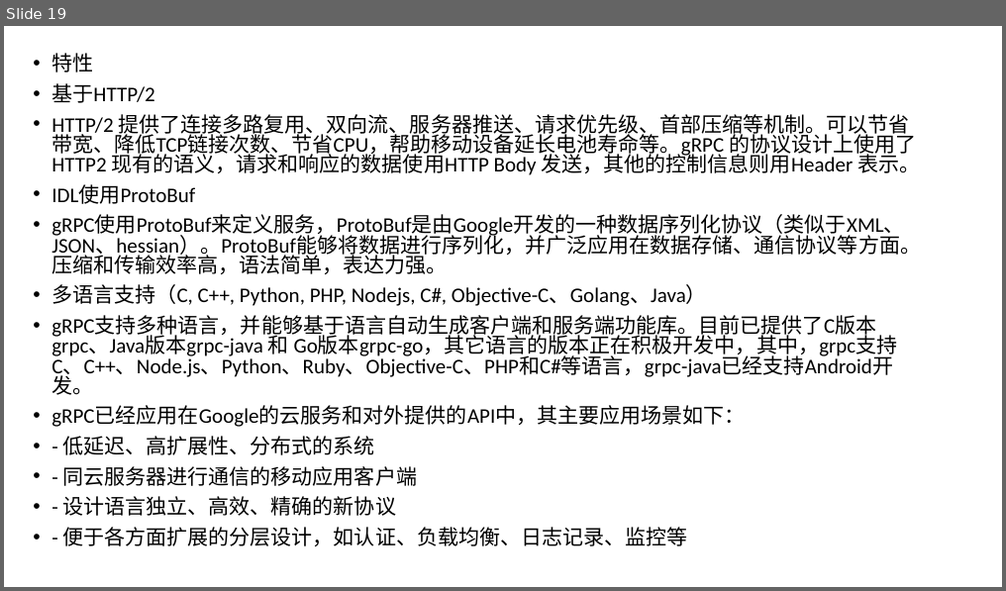
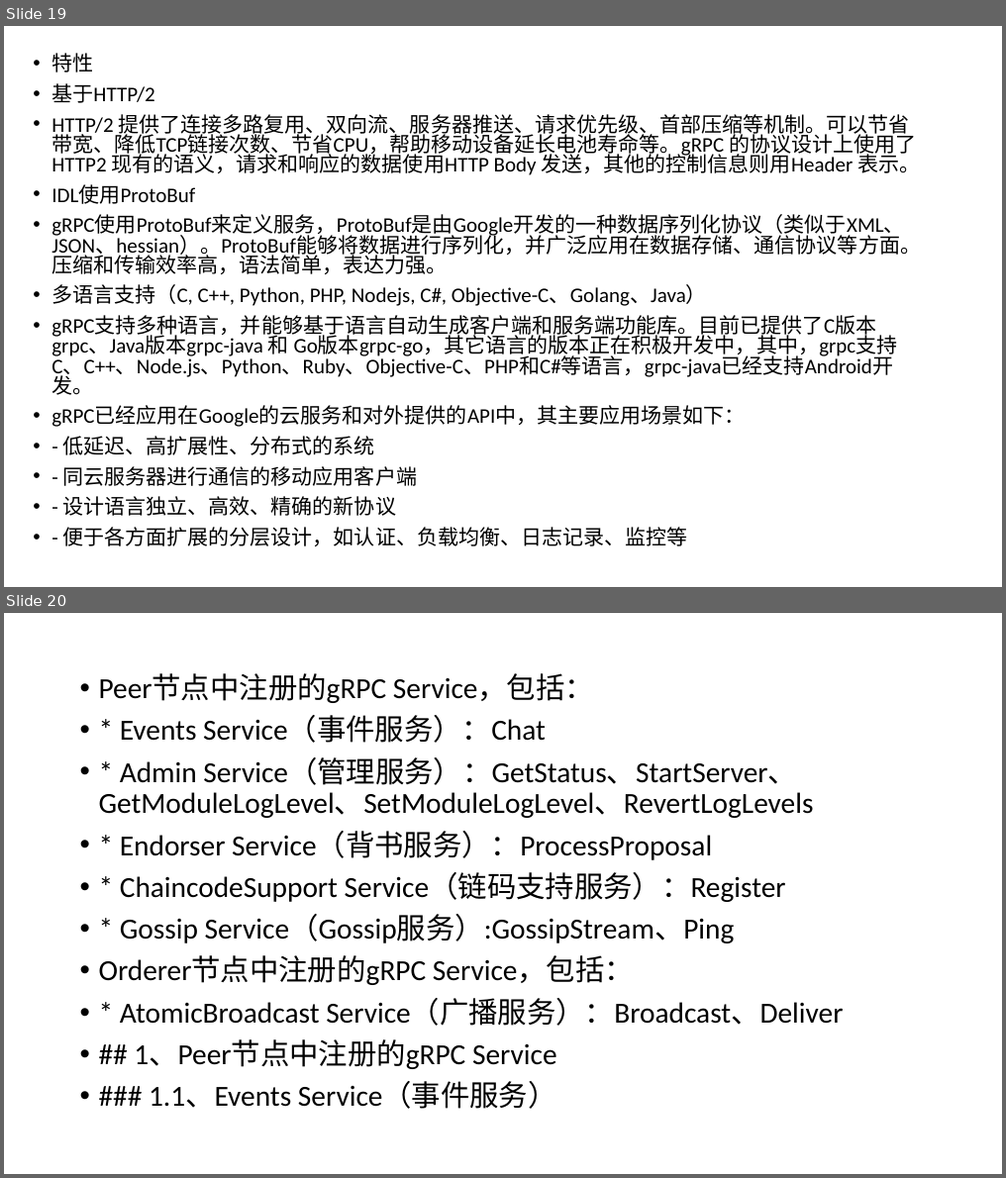
Before and after one commit to db1600800/fabric, a slide deck: 区块链基础概念.ppt. Shown one above the other, each under a label of ours: slide 19 before the commit, slides 19 and 20 after it. The pictures are 1006x591 and 1006x1178 pixels, drawn with LibreOffice and Linux fonts; fonts in the diff are those of the drawing. Boxes give left, top, right and bottom in pixels: in the first picture for what was removed or moved away, otherwise in the second. Text is boxed around its words. In the diff, an @@ line names an element or a change of style, - is before the commit and + after.

```diff
--- a/区块链基础概念.ppt
+++ b/区块链基础概念.ppt
@@ slide 20 added at [4,613,1002,1174], background #FFFFFF @@
@@ text added at [99,674,843,1109], 28 pt, text #000000 @@
+• Peer节点中注册的gRPC Service，包括：
+• * Events Service（事件服务）：Chat
+• * Admin Service（管理服务）：GetStatus、StartServer、GetModuleLogLevel、SetModuleLogLevel、RevertLogLevels
+• * Endorser Service（背书服务）：ProcessProposal
+• * ChaincodeSupport Service（链码支持服务）：Register
+• * Gossip Service（Gossip服务）:GossipStream、Ping
+• Orderer节点中注册的gRPC Service，包括：
+• * AtomicBroadcast Service（广播服务）：Broadcast、Deliver
+• ## 1、Peer节点中注册的gRPC Service
+• ### 1.1、Events Service（事件服务）
```
Also in this commit, not shown: 1 slide changed, 1 other file.
